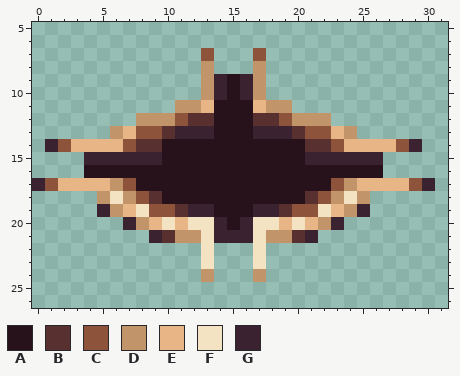
Edited in one commit: pixel-art sprite (Assets/02.Sprites/Shadow/EnemyShadow.png). The picture above was drawn from the file before the commit.
The file is 32x32 pixels. Shown: x 0..31, y 5..26.
Palette (. is transparent): A #27111b  B #58302f  C #8e533b  D #c29469  E #e7b586  F #f3e3c3  G #3b2231
Pixels before, first column x 0:
 7 .............C...C.............
 8 .............D...D.............
 9 .............DGAGD.............
10 .............DGAGD.............
11 ...........DDEAAAEDD...........
12 ........DDDCBBAAABBCDDD........
13 ......DECCBGGGAAAGGGBCCED......
14 .GCEEEECBBAAAAAAAAAAABBCEEEECG.
15 ....GGGGGGAAAAAAAAAAAGGGGGG....
16 ....AAAAAAAAAAAAAAAAAAAAAAA....
17 GCEEEEDCAAAAAAAAAAAAAAACDEEEECG
18 .....DFDCBAAAAAAAAAAABCDFD.....
19 .....GDEFCCBGGAAAGGBCCFEDG.....
20 .......GDEFEFFGAGFFEFEDG.......
21 .........GBDDFGGGFDDBG.........
22 .............F...F.............
23 .............F...F.............
24 .............D...D.............
And afterwards:
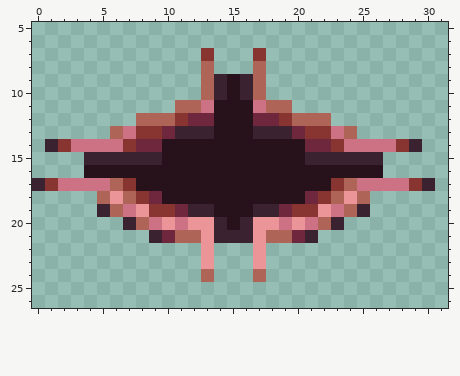
Commit message: 마커색감 변경해봄
Changes in this commit:
colour B: #58302f -> #6f273d
colour C: #8e533b -> #883531
colour D: #c29469 -> #ae6457
colour E: #e7b586 -> #cd7284
colour F: #f3e3c3 -> #eb9598
Changed places in both pictures, as pixel boxes (x1, y1, x2, y2):
changed: (45, 48, 422, 282)
